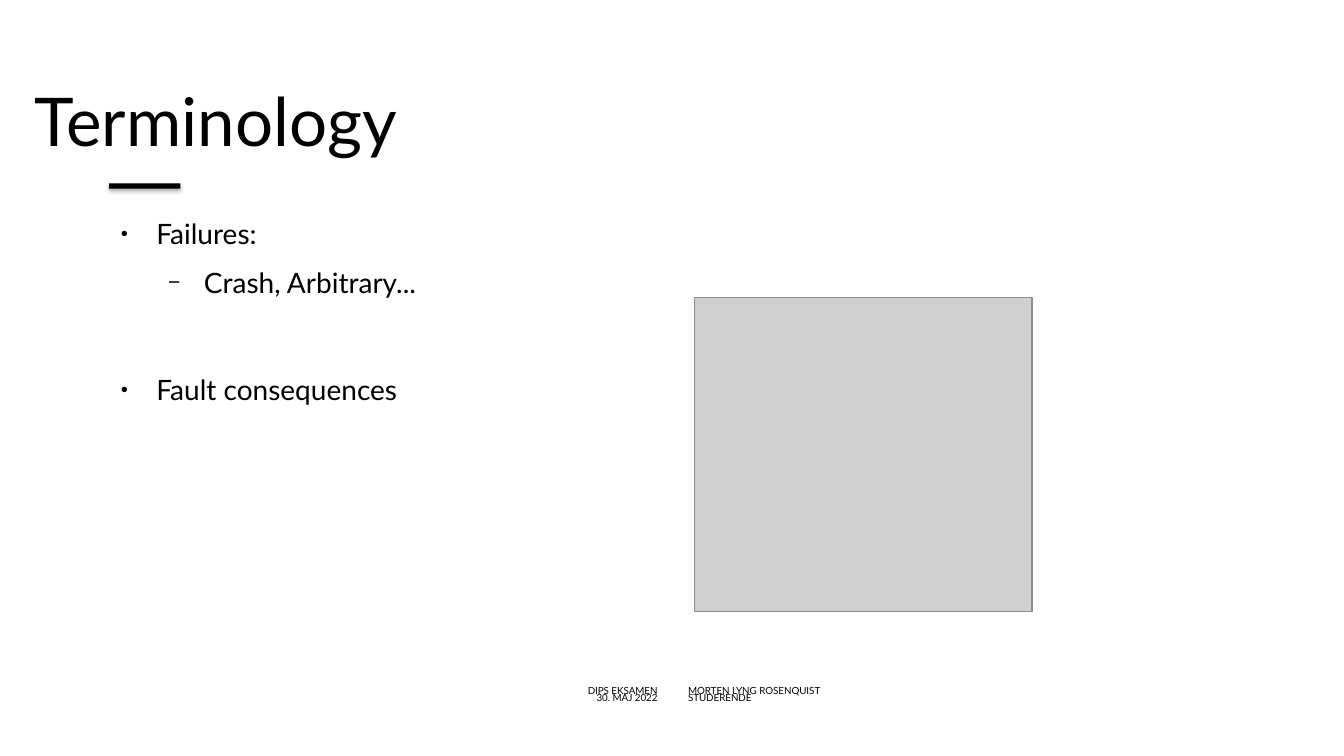
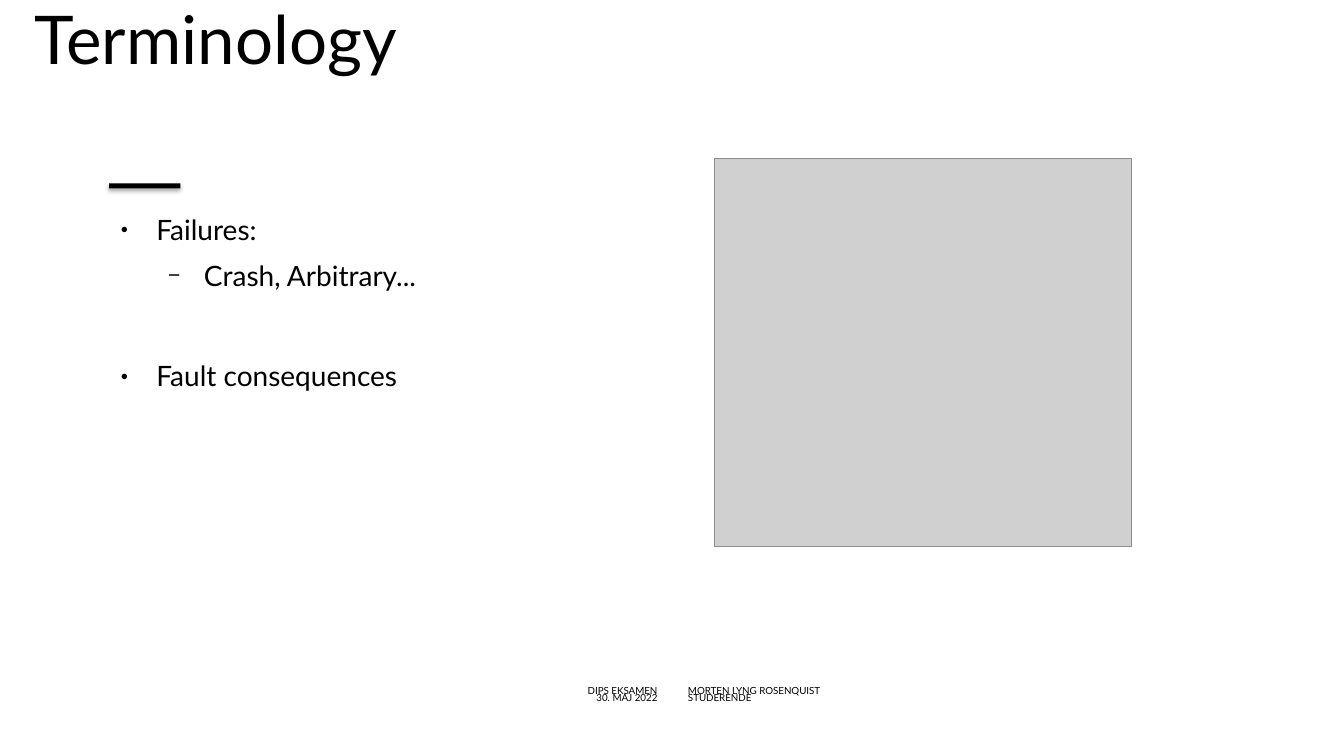
Before and after one commit to mlRosenquist/au-mlr-distributed-and-pervasive-systems, a slide deck: slide 14 of Præsentation.pptx (slide 15 before the commit). Drawn at 1344x756 pixels with LibreOffice and Linux fonts; fonts in the diff are those of the drawing; grey boxes stand for pictures; background and template pictures are left out. Boxes give left, top, right and bottom in pixels: in the first picture for what was removed or moved away, otherwise in the second. Text is boxed around its words. In the diff, an @@ line names an element or a change of style, - is before the commit and + after.

```diff
--- a/Præsentation.pptx
+++ b/Præsentation.pptx
@@ title "Terminology": place and size @@
-title "Terminology" at box(35, 96, 397, 159)
+title "Terminology" at box(35, 14, 397, 77)
@@ picture: place and size @@
-picture at box(695, 297, 1032, 612)
+picture at box(715, 158, 1131, 546)
@@ text "Failures:" rewrapped from box(156, 223, 416, 405) to box(156, 219, 416, 391) @@
```
Also in this commit, not shown: 26 other slides changed, 9 slides added, 3 slides removed, 1 other file.
